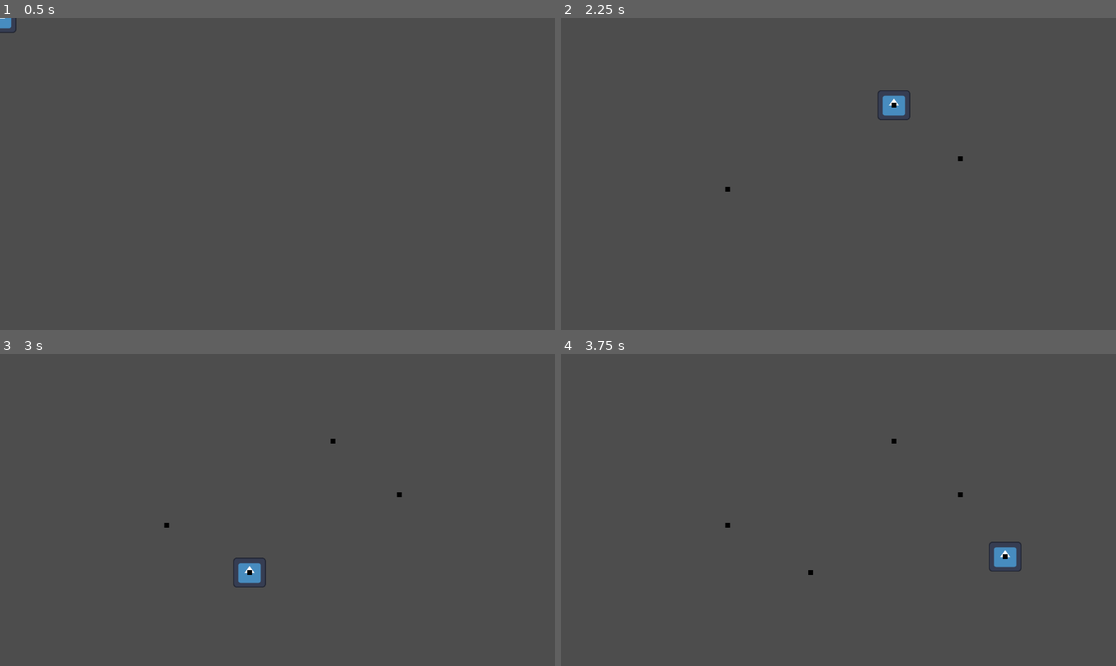
Above: before the commit, frames 1-4 (two rows, left to right).
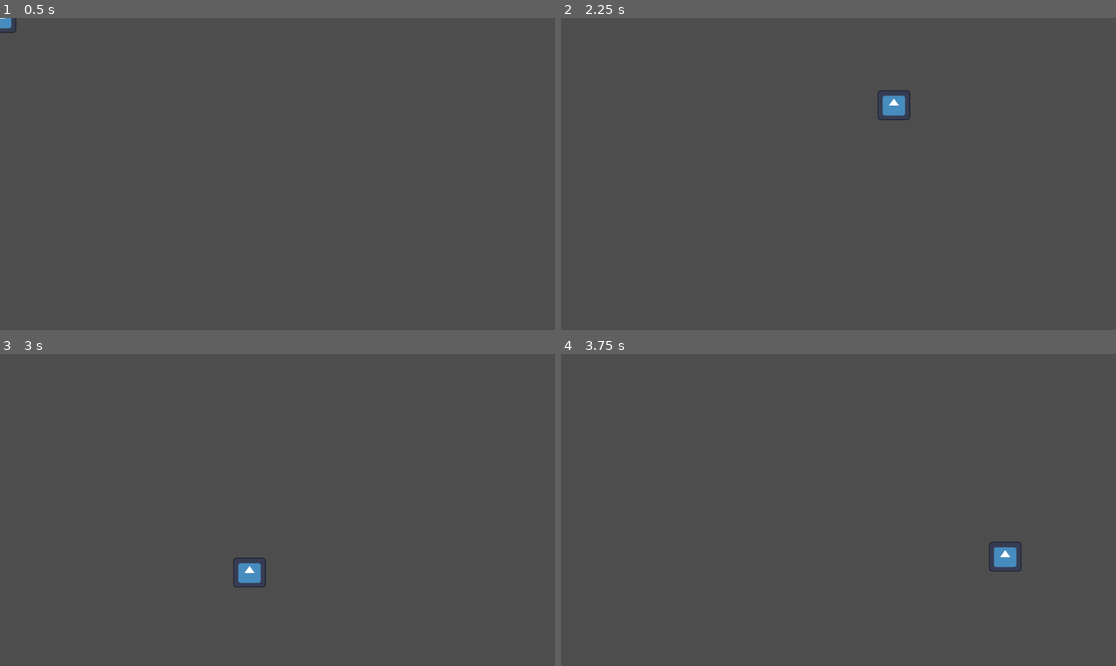
Above: after the commit, the same moments.

Repository: nick-leslie/Gmtk-game-jam-2025
Game: Godot game, scene res://main.tscn
Same seed, same stepped clock (60 frames per second), same inputs: the game is played once before the commit and once after it. The engine's default icon, where the game draws it, is replaced by a stand-in: a white triangle on a blue panel in a dark square.
Inputs (mouse positions are in pixels of both pictures, inside the frame that each line leads up to):
- Up to frame 1 (0.5 s): no input
- Up to frame 2 (2.25 s): tap Enter at 0.5, 2 s; move the mouse to (960, 158) at 0.52 s; click (960, 158) at 0.67 s; tap Space at 1.25 s; move the mouse to (727, 189) at 1.27 s; click (727, 189) at 1.42 s; move the mouse to (894, 105) at 2.02 s; click (894, 105) at 2.17 s
- Up to frame 3 (3 s): tap Space at 2.75 s; move the mouse to (249, 572) at 2.77 s; click (249, 572) at 2.92 s
- Up to frame 4 (3.75 s): tap Enter at 3.5 s; move the mouse to (1005, 556) at 3.52 s; click (1005, 556) at 3.67 s

Frame 1 is identical in both runs. In frame 2, less than 0.1% of the frame differs, in the area x 29-73%, y 27-56%; in frame 3, less than 0.1%; in frame 4, less than 0.1%, in the area x 29-81%, y 27-71%.

Commit message:
Got basic collision working

Diff:
--- a/follow_mouse.gd
+++ b/follow_mouse.gd
@@ -8,7 +8,7 @@
 var prev_pos = Vector2(0, 0)
 @export var point_scene: PackedScene
 @export var main_node: Node2D
-@export var collider: StaticBody2D
+@export var collider: Area2D
 @export var head_collider : CollisionShape2D
 
 
@@ -26,26 +26,27 @@
 		if pos.distance_to(prev_pos) > 1:
 
 			line.add_point(pos)
-			var point = point_scene.instantiate()
-			point.position = pos
-			main_node.add_child(point)
+			#Adding points for vizulizing line
+			#var point = point_scene.instantiate()
+			#point.position = pos
+			#main_node.add_child(point)
 			var count = line.get_point_count()
-			if count > 4:
+			if count > 2:
 				#print("running")
 				# Adding the collider to the line
 				var col_shape = CollisionShape2D.new()
 				var line_col = SegmentShape2D.new()
-				line_col.a = line.get_point_position(count-3)
-				line_col.b = line.get_point_position(count-4)
-				print(pos)
-				print(line.get_point_position(count-2))
+				line_col.a = line.get_point_position(count-2)
+				line_col.b = line.get_point_position(count-3)
+				#print(pos)
+				#print(line.get_point_position(count-2))
 				col_shape.shape = line_col
 				collider.add_child(col_shape)
 
 			if count > 1:
 				#Adding the second line from the sytlist to the last point
 				var head_line_shape = SegmentShape2D.new()
-				head_line_shape.a = pos
+				head_line_shape.a = mouse_position
 				head_line_shape.b = line.get_point_position(count-2)
 				head_collider.shape = head_line_shape
 
@@ -55,7 +56,7 @@
 			start_obj.position = pos
 		# collision detection test
 		var point_count = line.get_point_count()
-		print(point_count)
+		#print(point_count)
 		if point_count < 1:
 			prev_pos = mouse_position
 			return
--- /dev/null
+++ b/head_collider_body.gd
@@ -0,0 +1,6 @@
+extends Area2D
+#signal collision
+
+func _on_body_entered(_body):
+	#collision.emit()
+	pass
--- /dev/null
+++ b/line_collider.gd
@@ -0,0 +1,11 @@
+extends Area2D
+signal collision
+
+func _ready() -> void:
+	connect("area_entered", Callable(self, "_on_area_entered"))
+
+func _on_area_entered(area):
+	#collision.emit()
+	if area.name == "HeadColliderBody":
+		print("Line is overlapping")
+	pass
--- a/main.tscn
+++ b/main.tscn
@@ -1,14 +1,24 @@
-[gd_scene load_steps=4 format=3 uid="uid://bw8emd6n56kf8"]
+[gd_scene load_steps=6 format=3 uid="uid://bw8emd6n56kf8"]
 
 [ext_resource type="Script" uid="uid://c22op1g0202hr" path="res://follow_mouse.gd" id="1_0xm2m"]
+[ext_resource type="Script" uid="uid://cm1h0xl5gt6nq" path="res://line_collider.gd" id="1_lquwl"]
 [ext_resource type="PackedScene" uid="uid://cx3epoiu21pwy" path="res://point.tscn" id="2_1bvp3"]
 [ext_resource type="Texture2D" uid="uid://dxxihuobndwvl" path="res://icon.svg" id="2_h2yge"]
+[ext_resource type="Script" uid="uid://bp2pjt4dtaffb" path="res://head_collider_body.gd" id="5_7mycd"]
 
 [node name="Node2D" type="Node2D"]
 
+[node name="HeadColliderBody" type="Area2D" parent="."]
+collision_layer = 2
+script = ExtResource("5_7mycd")
+
+[node name="HeadCollider" type="CollisionShape2D" parent="HeadColliderBody"]
+
 [node name="Line" type="Line2D" parent="."]
 
-[node name="StaticBody2D" type="StaticBody2D" parent="Line"]
+[node name="LineCollider" type="Area2D" parent="Line"]
+collision_mask = 2
+script = ExtResource("1_lquwl")
 
 [node name="Stylest" type="Node2D" parent="." node_paths=PackedStringArray("line", "start_obj", "main_node", "collider", "head_collider")]
 script = ExtResource("1_0xm2m")
@@ -18,18 +28,14 @@
 too_close_count = 80
 point_scene = ExtResource("2_1bvp3")
 main_node = NodePath("..")
-collider = NodePath("../Line/StaticBody2D")
-head_collider = NodePath("StaticBody2D/HeadCollider")
+collider = NodePath("../Line/LineCollider")
+head_collider = NodePath("../HeadColliderBody/HeadCollider")
 
 [node name="Sprite2D" type="Sprite2D" parent="Stylest"]
 position = Vector2(0.999996, 2)
 scale = Vector2(0.4375, 0.4375)
 texture = ExtResource("2_h2yge")
 
-[node name="StaticBody2D" type="StaticBody2D" parent="Stylest"]
-
-[node name="HeadCollider" type="CollisionShape2D" parent="Stylest/StaticBody2D"]
-
 [node name="StartNode" type="Node2D" parent="."]
 
 [node name="Sprite2D" type="Sprite2D" parent="StartNode"]
Not shown, added: head_collider_body.gd.uid
Not shown, added: line_collider.gd.uid
